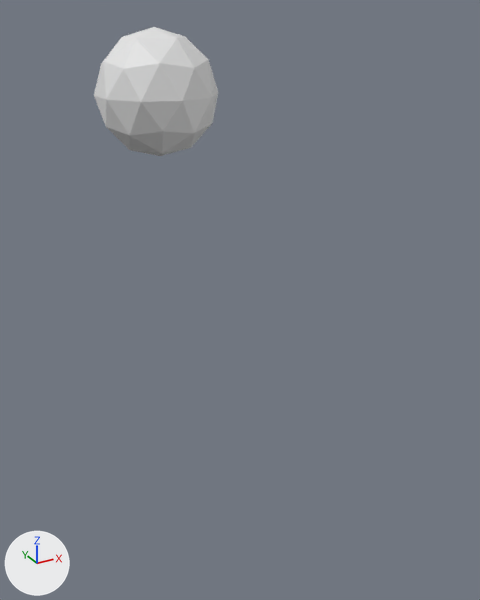
Before and after pictures for a commit that changed the Blender file Assets/character.blend.
One viewpoint serves both versions: a 50 mm lens placed at (-0.421, -1.043, 1.027), pointed at (0.145, -0.013, 0.512). Lighting does not change. The marker at lower left points along +X, +Y and +Z. The same objects are shown in both versions, whatever each file hides.

In view in the first picture: 'Sphereman'.
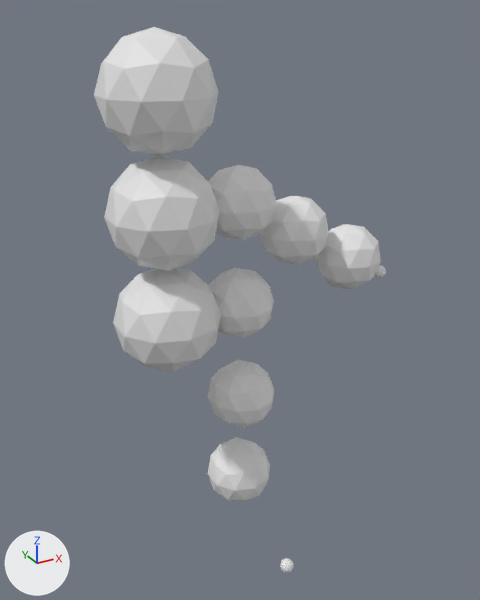
Boxes (x1, y1, x2, y2) around the edits, measured in the pictures (480 x 600 px):
'Sphereman', reshaped (134% wider, 321% taller): before (94, 27, 218, 156); after (94, 27, 386, 573)
part 1 of me_icosphere_001, added: after (113, 268, 221, 373)
part 2 of me_icosphere_001, added: after (104, 156, 220, 271)
part 3 of me_icosphere_001, added: after (208, 165, 276, 240)
part 4 of me_icosphere_001, added: after (209, 268, 274, 338)
part 5 of me_icosphere_001, added: after (260, 196, 328, 265)
part 6 of me_icosphere_001, added: after (316, 224, 381, 290)
part 7 of me_icosphere_001, added: after (208, 360, 274, 428)
part 8 of me_icosphere_001, added: after (207, 437, 270, 502)
part 9 of me_icosphere_001, added: after (280, 558, 294, 573)
part 10 of me_icosphere_001, added: after (375, 265, 386, 278)

Patch to the scene script:
```diff
--- a/Assets/character.blend.py
+++ b/Assets/character.blend.py
@@ me_icosphere_001 @@
 me_icosphere_001.from_pydata(...)  # 42 vertices, 80 faces; spans x -0.095..0.095, y -0.1..0.1, z 0.8..1.0
 # used by ob_sphereman; location = (0.0, 0.0, 0.0)
+# me_icosphere_001 part 1: a new loose piece, an icosphere of 80 faces spanning x -0.095..0.095, y -0.1..0.1, z 0.4..0.6
+# me_icosphere_001 part 2: a new loose piece, an icosphere of 80 faces spanning x -0.095..0.095, y -0.1..0.1, z 0.6..0.8
+# me_icosphere_001 part 3: a new loose piece, an icosphere of 80 faces spanning x 0.083..0.217, y -0.07..0.07, z 0.63..0.77
+# me_icosphere_001 part 4: a new loose piece, an icosphere of 80 faces spanning x 0.083..0.217, y -0.07..0.07, z 0.43..0.57
+# me_icosphere_001 part 5: a new loose piece, an icosphere of 80 faces spanning x 0.213..0.346, y -0.06..0.08, z 0.555..0.695
+# me_icosphere_001 part 6: a new loose piece, an icosphere of 80 faces spanning x 0.343..0.476, y -0.07..0.07, z 0.48..0.62
+# me_icosphere_001 part 7: a new loose piece, an icosphere of 80 faces spanning x 0.083..0.217, y -0.08..0.06, z 0.23..0.37
+# me_icosphere_001 part 8: a new loose piece, an icosphere of 80 faces spanning x 0.083..0.217, y -0.07..0.07, z 0.03..0.17
+# me_icosphere_001 part 9: a new loose piece, an icosphere of 80 faces spanning x 0.137..0.163, y -0.214..-0.186, z -0.014..0.014
+# me_icosphere_001 part 10: a new loose piece, an icosphere of 80 faces spanning x 0.487..0.513, y -0.014..0.014, z 0.486..0.514
```
